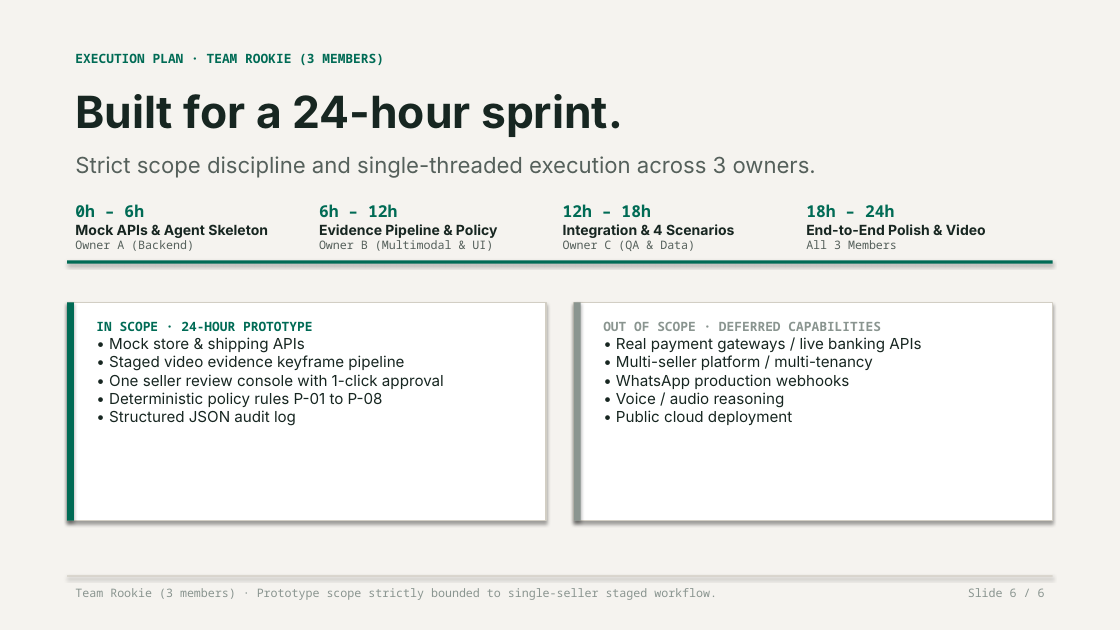
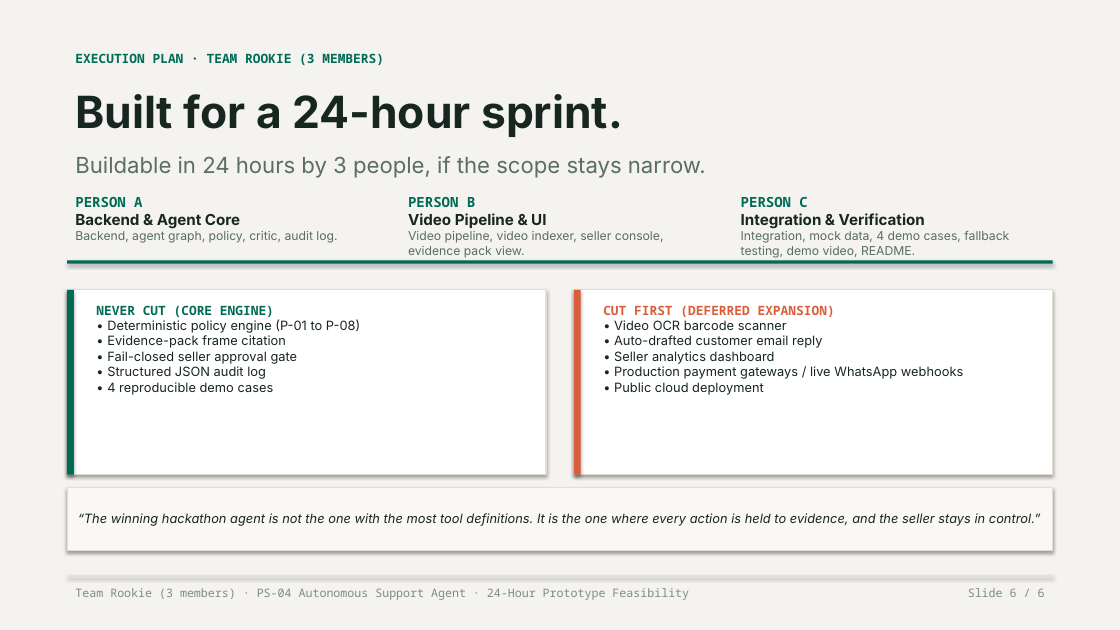
Before and after one commit to lenamkhanhh/hack4hack, a slide deck: slide 6 of ReturnLens_v4.pptx. Drawn at 1120x630 pixels with LibreOffice and Linux fonts; fonts in the diff are those of the drawing. Boxes give left, top, right and bottom in pixels: in the first picture for what was removed or moved away, otherwise in the second. Text is boxed around its words. In the diff, an @@ line names an element or a change of style, - is before the commit and + after.

Commit message:
fix(deck): restore high-end photorealistic design, exact verified text, and synchronize all deliverables

```diff
--- a/ReturnLens_v4.pptx
+++ b/ReturnLens_v4.pptx
@@ text at [75,156,706,178]: text changed; text colour #55605B to #596E64 @@
-Strict scope discipline and single-threaded execution across 3 owners.
+Buildable in 24 hours by 3 people, if the scope stays narrow.
@@ text at [75,197,337,243]: text changed; size 12 to 10.5 pt; text colour #172621 to #596E64; bold off @@
-0h – 6h
-Mock APIs & Agent Skeleton
-Owner A (Backend)
+PERSON A
+Backend & Agent Core
+Backend, agent graph, policy, critic, audit log.
@@ text at [408,197,664,258]: text changed; size 12 to 10.5 pt; font Noto Sans Mono to Inter; text colour #172621 to #596E64; bold off @@
-6h – 12h
-Evidence Pipeline & Policy
-Owner B (Multimodal & UI)
+PERSON B
+Video Pipeline & UI
+Video pipeline, video indexer, seller console, evidence pack view.
@@ text at [741,197,1009,258]: text changed; size 12 to 10.5 pt; font Noto Sans Mono to Inter; text colour #172621 to #596E64; bold off @@
-12h – 18h
-Integration & 4 Scenarios
-Owner C (QA & Data)
+PERSON C
+Integration & Verification
+Integration, mock data, 4 demo cases, fallback testing, demo video, README.
@@ text removed at [806,204,986,235] @@
-18h – 24h
-End-to-End Polish & Video
-All 3 Members
@@ rectangle: place and size @@
-rectangle at [67,302,74,521]
+rectangle at [67,290,74,475]
@@ rectangle: place and size @@
-rectangle at [67,302,546,521]
+rectangle at [67,290,546,475]
@@ rectangle at [67,290,546,475]: outline #D2CEC4 1 pt to #E2DED4 1 pt @@
@@ rectangle at [574,290,1053,475]: outline #D2CEC4 1 pt to #E2DED4 1 pt @@
@@ rectangle: place and size @@
-rectangle at [574,302,1053,521]
+rectangle at [574,290,1053,475]
@@ rectangle: place and size @@
-rectangle at [574,302,581,521]
+rectangle at [574,290,581,475]
@@ rectangle at [574,290,581,475]: fill #8A9590 to #D95D39 @@
@@ text at [96,305,360,395]: text changed; size 13 to 11 pt @@
-IN SCOPE · 24-HOUR PROTOTYPE
-• Mock store & shipping APIs
-• Staged video evidence keyframe pipeline
-• One seller review console with 1-click approval
-• Deterministic policy rules P-01 to P-08
-• Structured JSON audit log
+NEVER CUT (CORE ENGINE)
+• Deterministic policy engine (P-01 to P-08)
+• Evidence-pack frame citation
+• Fail-closed seller approval gate
+• Structured JSON audit log
+• 4 reproducible demo cases
@@ text at [603,305,963,395]: text changed; size 13 to 11 pt @@
-OUT OF SCOPE · DEFERRED CAPABILITIES
-• Real payment gateways / live banking APIs
-• Multi-seller platform / multi-tenancy
-• WhatsApp production webhooks
-• Voice / audio reasoning
-• Public cloud deployment
+CUT FIRST (DEFERRED EXPANSION)
+• Video OCR barcode scanner
+• Auto-drafted customer email reply
+• Seller analytics dashboard
+• Production payment gateways / live WhatsApp webhooks
+• Public cloud deployment
@@ rectangle added at [67,487,1053,550], fill #FAF8F5, outline #E2DED4 1 pt, 11 pt, text #172621, italic @@
+“The winning hackathon agent is not the one with the most tool definitions. It is the one where every action is held to evidence, and the seller stays in control.”
@@ text at [75,588,689,600]: text changed; text colour #8A9590 to #7A8E85 @@
-Team Rookie (3 members) · Prototype scope strictly bounded to single-seller staged workflow.
+Team Rookie (3 members) · PS-04 Autonomous Support Agent · 24-Hour Prototype Feasibility
@@ text "Slide 6 / 6" at [968,588,1045,597]: text colour #8A9590 to #7A8E85 @@
```
Also in this commit, not shown: 4 other slides changed, 1 slide added, 1 slide removed, 17 other files.
